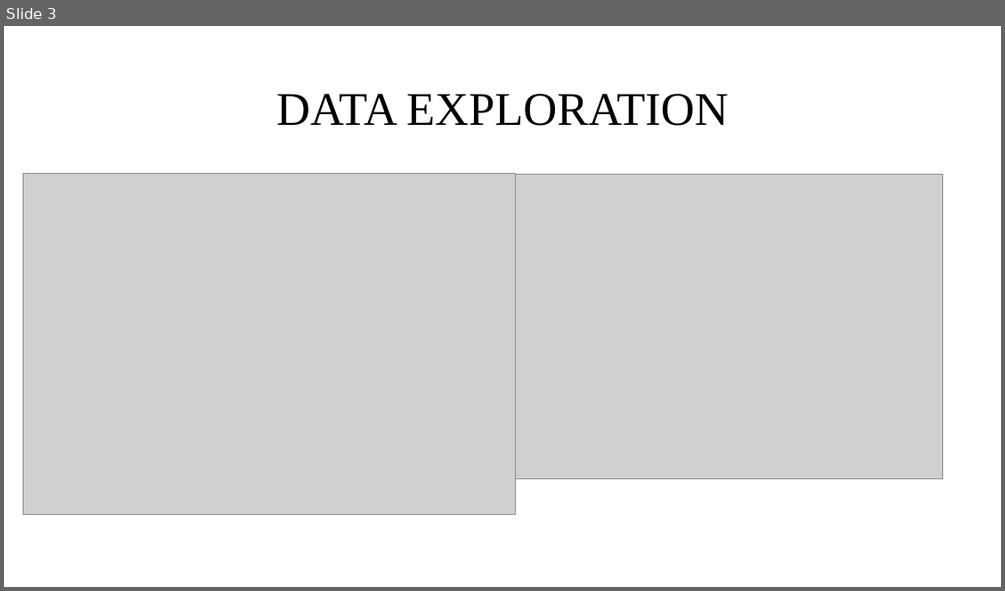
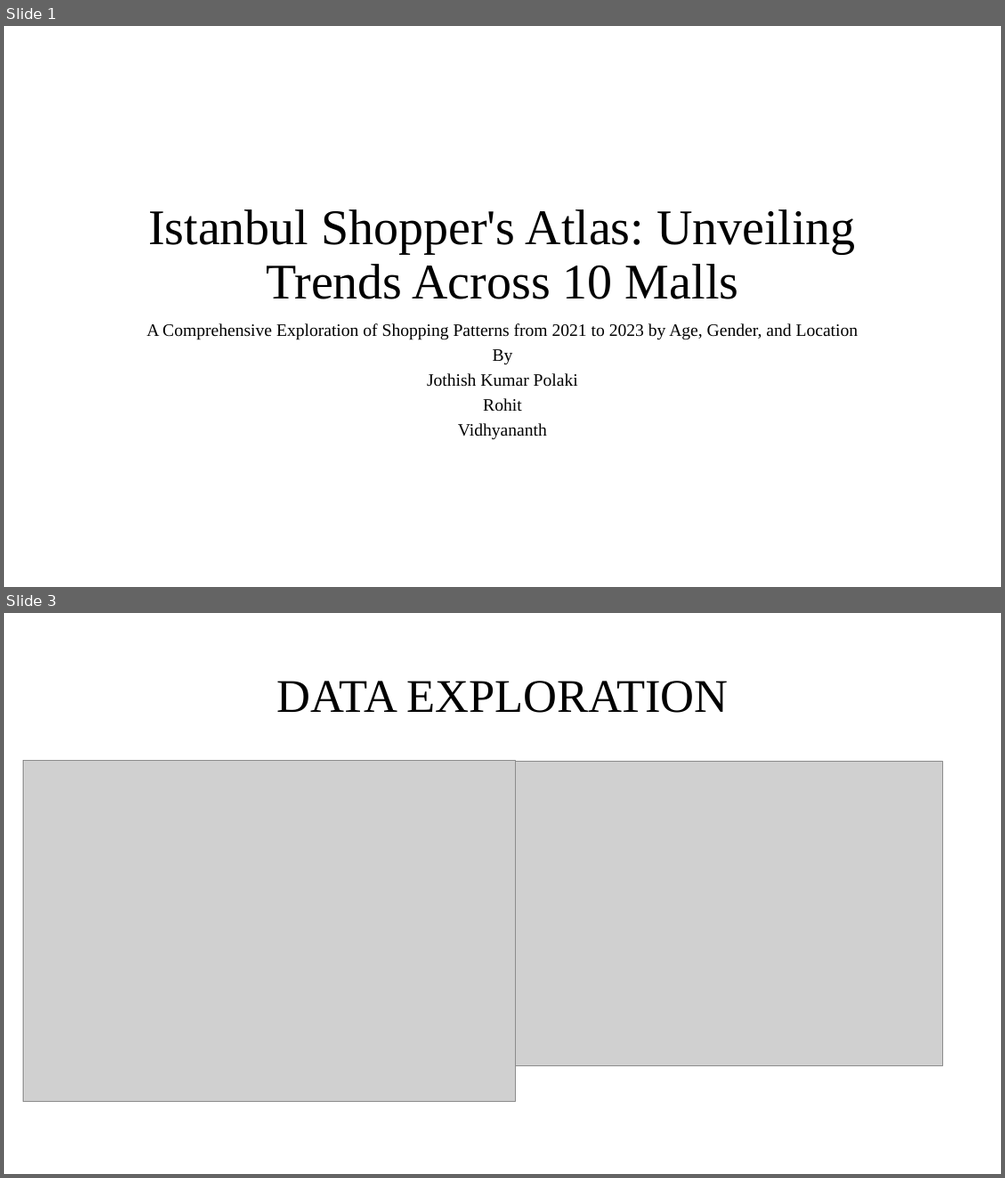
Before and after one commit to Jothish21/Data-Mining-Project-Group4, a slide deck: Group4-Presentation.pptx. Shown one above the other, each under a label of ours: slide 3 before the commit, slides 1 and 3 after it; the slides between them are not shown. The pictures are 1005x591 and 1005x1178 pixels, drawn with LibreOffice and Linux fonts; fonts in the diff are those of the drawing; grey boxes stand for pictures. Boxes give left, top, right and bottom in pixels: in the first picture for what was removed or moved away, otherwise in the second. Text is boxed around its words. In the diff, an @@ line names an element or a change of style, - is before the commit and + after.

Commit message:
updated the presentation
added title andupdated the presentation with association

```diff
--- a/Group4-Presentation.pptx
+++ b/Group4-Presentation.pptx
@@ slide 1 added at [4, 26, 1001, 587], background #FFFFFF @@
@@ title added at [148, 209, 856, 299], 48 pt, text #000000 @@
+Istanbul Shopper's Atlas: Unveiling Trends Across 10 Malls
@@ subtitle added at [146, 323, 858, 440], 16.8 pt, text #000000 @@
+A Comprehensive Exploration of Shopping Patterns from 2021 to 2023 by Age, Gender, and Location
+By
+Jothish Kumar Polaki
+Rohit
+Vidhyananth
```
Also in this commit, not shown: 5 slides changed, 4 other slides added, 5 slides removed, 1 other file.
